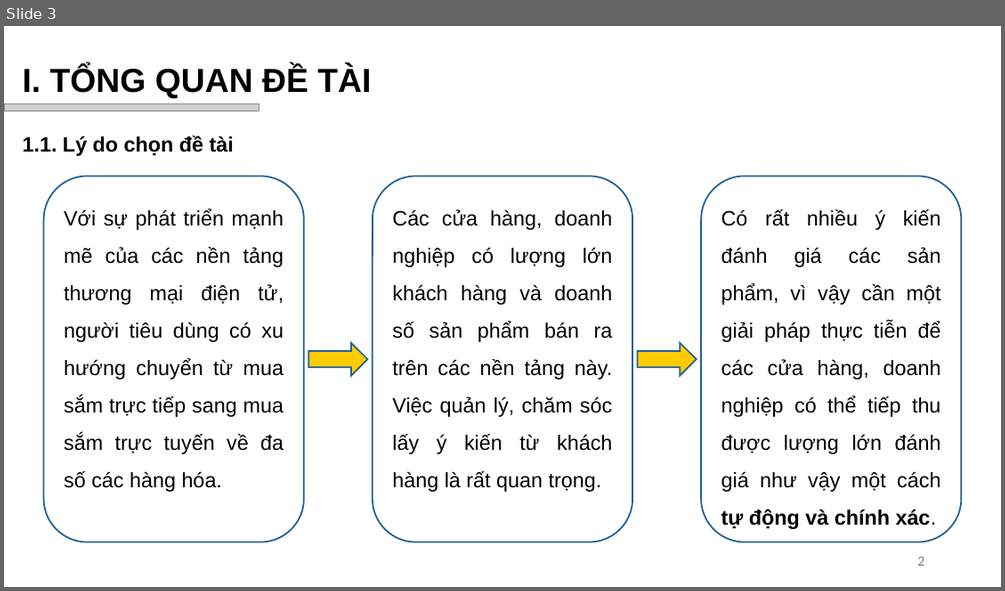
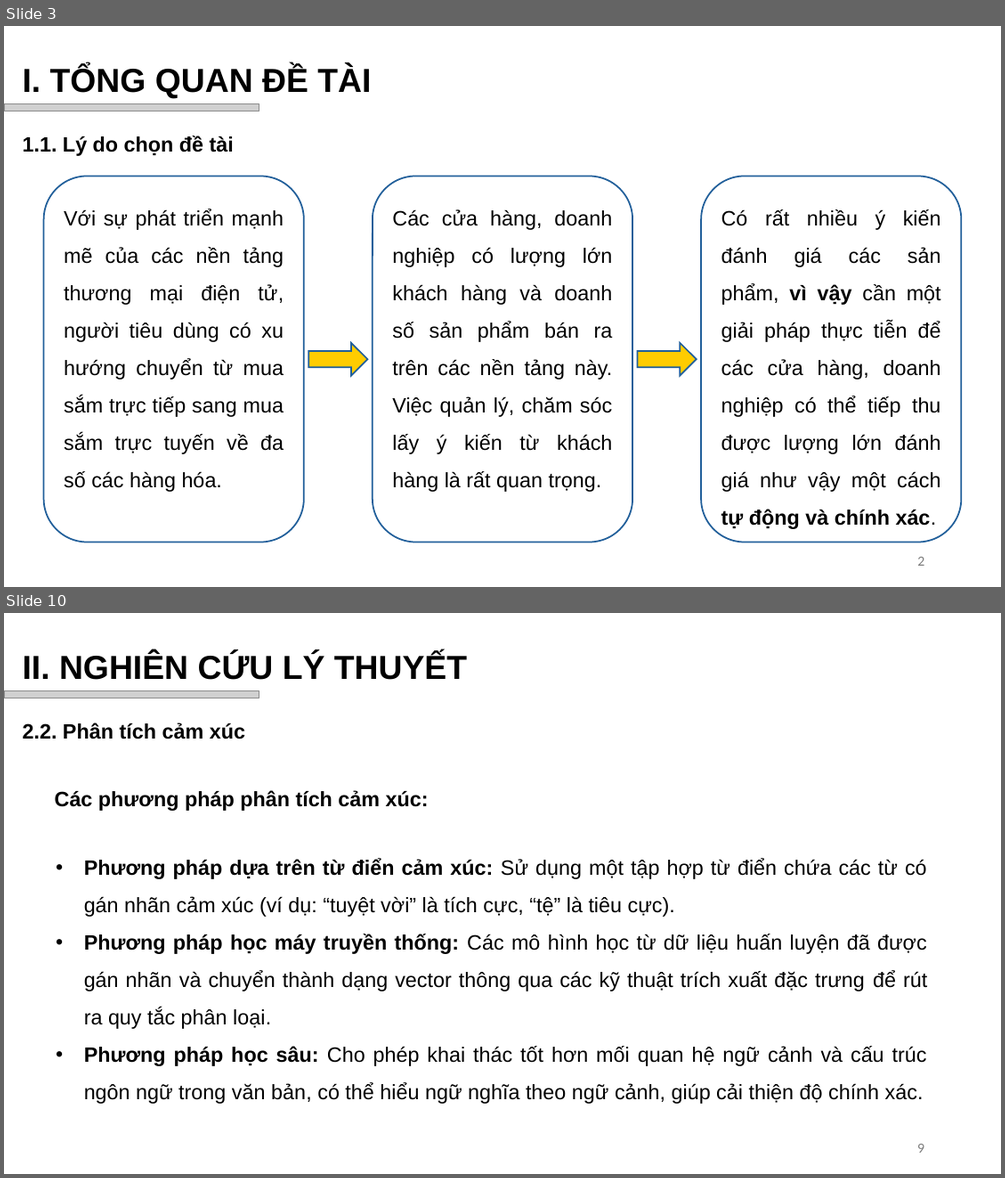
Before and after one commit to vhiepp/tn-da21ttb-110121209-duongvanhiep-sentiment-analysis, a slide deck: docs/pptx/Dương Văn Hiệp_110121209_DA21TTB.pptx. Shown one above the other, each under a label of ours: slide 3 before the commit, slides 3 and 10 after it; the slides between them are not shown. The pictures are 1005x591 and 1005x1178 pixels, drawn with LibreOffice and Linux fonts; fonts in the diff are those of the drawing; grey boxes stand for pictures; background and template pictures are left out. Boxes give left, top, right and bottom in pixels: in the first picture for what was removed or moved away, otherwise in the second. Text is boxed around its words. In the diff, an @@ line names an element or a change of style, - is before the commit and + after.

```diff
--- a/docs/pptx/Dương Văn Hiệp_110121209_DA21TTB.pptx
+++ b/docs/pptx/Dương Văn Hiệp_110121209_DA21TTB.pptx
@@ slide 10 added at [4,613,1001,1174], background #FFFFFF @@
@@ text added at [23,653,467,680], 32 pt, text #000000, bold @@
+II. NGHIÊN CỨU LÝ THUYẾT
@@ picture added at [4,690,259,698] @@
@@ text added at [23,722,245,739], 20 pt, text #000000, bold @@
+2.2. Phân tích cảm xúc
@@ text added at [55,790,429,811], 20 pt, text #000000, bold @@
+Các phương pháp phân tích cảm xúc:
@@ text added at [84,858,927,1103], 20 pt, text #000000 @@
+• Phương pháp dựa trên từ điển cảm xúc: Sử dụng một tập hợp từ điển chứa các từ có gán nhãn cảm xúc (ví dụ: “tuyệt vời” là tích cực, “tệ” là tiêu cực).
+• Phương pháp học máy truyền thống: Các mô hình học từ dữ liệu huấn luyện đã được gán nhãn và chuyển thành dạng vector thông qua các kỹ thuật trích xuất đặc trưng để rút ra quy tắc phân loại.
+• Phương pháp học sâu: Cho phép khai thác tốt hơn mối quan hệ ngữ cảnh và cấu trúc ngôn ngữ trong văn bản, có thể hiểu ngữ nghĩa theo ngữ cảnh, giúp cải thiện độ chính xác.
@@ page number added at [917,1143,924,1152], 12 pt, text #797979 @@
+9
@@ slide 3 changed as well @@
@@ rounded rectangle "Có rất nhiều ý kiến ..." at [701,176,961,542]: bold on in "vì vậy" @@
```
Also in this commit, not shown: 1 other slide changed, 14 other slides added, 1 slide removed.
